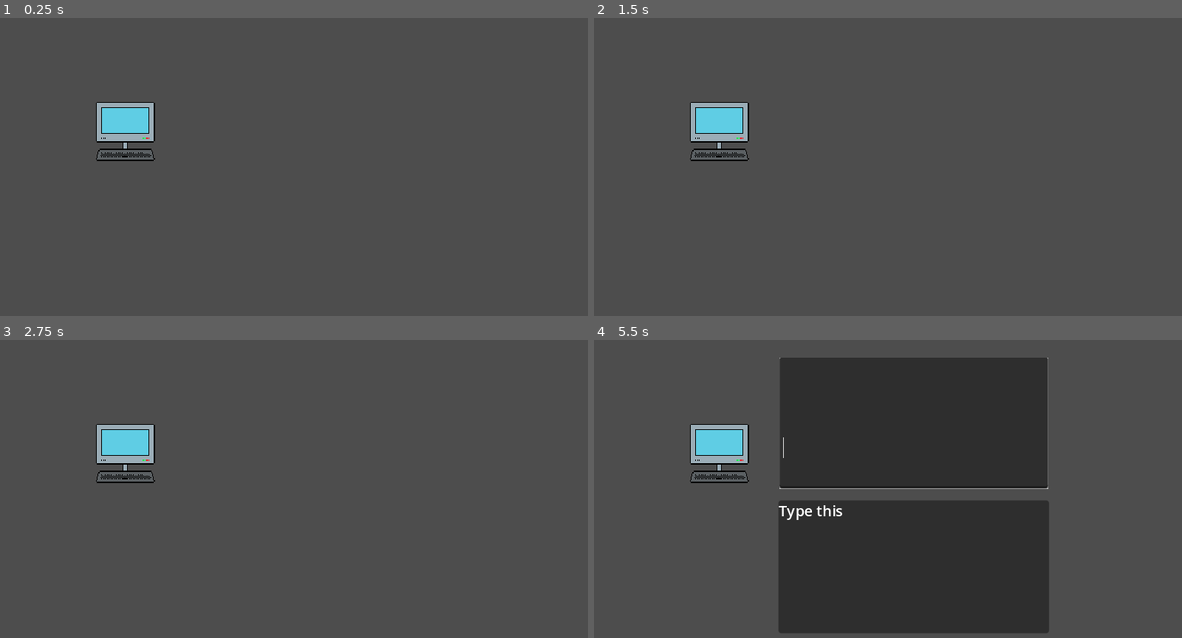
Above: before the commit, frames 1-4 (two rows, left to right).
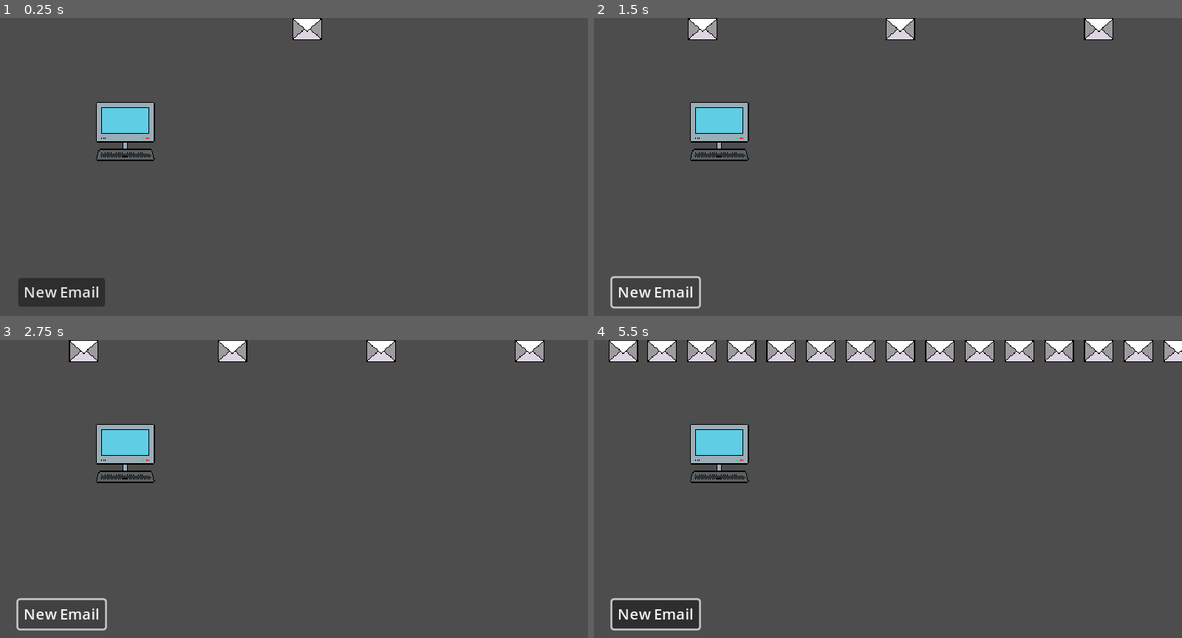
Above: after the commit, the same moments.

Repository: kelleralex04/Brackey-s-Game-Jam
Game: Godot game, scene res://Scenes/main.tscn
Same seed, same stepped clock (60 frames per second), same inputs: the game is played once before the commit and once after it.
Inputs (mouse positions are in pixels of both pictures, inside the frame that each line leads up to):
- Up to frame 1 (0.25 s): no input
- Up to frame 2 (1.5 s): click (652, 292) at 0.5 s, where only the run after the commit has a clickable "New Email"; click (652, 292) at 1.25 s, where only the run after the commit has a clickable "New Email"
- Up to frame 3 (2.75 s): click (58, 614) at 2 s, where only the run after the commit has a clickable "New Email"
- Up to frame 4 (5.5 s): tap Enter (ui_accept) at 2.75, 2.85, 3.02, 3.32, 3.6, 3.77, 4.07, 4.35, 5, 5.1, 5.27 s; move the mouse to (717, 453) at 2.77 s; click (717, 453) at 2.92 s; move the mouse to (770, 521) at 3.52 s; click (770, 521) at 3.67 s; move the mouse to (946, 432) at 4.27 s; click (946, 432) at 4.42 s; move the mouse to (858, 572) at 5.02 s; click (858, 572) at 5.17 s

The runs differ from the first frame. In frame 1, 1.7% of the frame differs, in the area x 3-55%, y 0-97%; in frame 2, 1.6%; in frame 3, 2.0%; in frame 4, 47%, in the area x 2-100%, y 0-99%.

Commit message:
adds task queue to track tasks remaining, adds add email button

Diff:
--- a/Scenes/desktop.gd
+++ b/Scenes/desktop.gd
@@ -1,6 +1,4 @@
 extends Node2D
-
-class_name desktop_class
 
 signal desktop_clicked
 
--- a/Scenes/email_input.tscn
+++ b/Scenes/email_input.tscn
@@ -5,5 +5,13 @@
 [node name="EmailInput" type="TextEdit"]
 offset_right = 266.0
 offset_bottom = 106.0
+theme_override_colors/font_color = Color(1, 1, 1, 1)
 placeholder_text = "Placeholder"
 script = ExtResource("1_vuoaq")
+
+[node name="Panel" type="Panel" parent="."]
+layout_mode = 0
+offset_left = 237.0
+offset_top = 143.0
+offset_right = 506.0
+offset_bottom = 241.0
--- /dev/null
+++ b/Scenes/email_task.tscn
@@ -0,0 +1,16 @@
+[gd_scene load_steps=2 format=3 uid="uid://bx4jtaudukp2x"]
+
+[ext_resource type="Texture2D" uid="uid://c2plafrlqy0lg" path="res://Assets/Sprites/email_task_icon.png" id="2_0fi4y"]
+
+[node name="EmailTask" type="Control"]
+layout_mode = 3
+anchors_preset = 0
+offset_left = -16.0
+offset_right = -16.0
+size_flags_horizontal = 6
+
+[node name="TextureRect" type="TextureRect" parent="."]
+offset_right = 32.0
+offset_bottom = 24.0
+texture = ExtResource("2_0fi4y")
+stretch_mode = 2
--- a/Scenes/main.gd
+++ b/Scenes/main.gd
@@ -4,12 +4,30 @@
 @onready var label: Label = $ExampleEmail/Panel/Label
 @onready var email_input: email_class = $EmailInput
 @onready var example_email: Control = $ExampleEmail
+@onready var taskbar: HBoxContainer = $Taskbar
+@onready var email_task: Control = $Taskbar/EmailTask
 
 var email_opened := false
+var task_queue := []
+
+func _ready() -> void:
+	task_queue.append(email_task)
 
 func _input(event: InputEvent) -> void:
 	if Input.is_action_just_pressed("ui_cancel"):
 		get_tree().quit()
+
+	if Input.is_action_just_pressed('ui_accept') and email_opened:
+		if email_input.text == label.text:
+			_on_desktop_clicked()
+
+			task_queue[0].queue_free()
+			task_queue.pop_front()
+			email_input.text = ''
+			print(task_queue)
+		else:
+			print('Error!')
+			_on_desktop_clicked()
 
 func _on_email_input_text_changed() -> void:
 	var new_email_text: String = email_input.text
@@ -24,10 +42,23 @@
 
 	for i in email_input.text.length():
 		if email_input.text[i] != label.text[i]:
-			print('WRONG!')
+			email_input.add_theme_color_override('font_color', Color(1, 0, 0))
 			break
+		else:
+			email_input.add_theme_color_override('font_color', Color(1, 1, 1))
 
-func _on_desktop_desktop_clicked() -> void:
-	email_opened = true
-	email_input.visible = !email_input.visible
-	example_email.visible = !example_email.visible
+func _on_desktop_clicked() -> void:
+	if task_queue.size():
+		email_opened = !email_opened
+		email_input.visible = !email_input.visible
+		example_email.visible = !example_email.visible
+
+func _on_new_email_pressed() -> void:
+	label.text = 'new text'
+
+	var email_task_scene = preload('res://Scenes/email_task.tscn')
+	var new_email_task = email_task_scene.instantiate()
+	task_queue.append(new_email_task)
+
+	taskbar.add_child(new_email_task)
+	print(task_queue)
--- a/Scenes/main.tscn
+++ b/Scenes/main.tscn
@@ -1,8 +1,9 @@
-[gd_scene load_steps=4 format=3 uid="uid://578yfpfkbim6"]
+[gd_scene load_steps=5 format=3 uid="uid://578yfpfkbim6"]
 
 [ext_resource type="Script" path="res://Scenes/main.gd" id="1_7vj2b"]
 [ext_resource type="PackedScene" uid="uid://dlcv1qrrvtfet" path="res://Scenes/desktop.tscn" id="1_dntc4"]
 [ext_resource type="PackedScene" uid="uid://chc7rkv04g0iu" path="res://Scenes/email_input.tscn" id="3_im7m8"]
+[ext_resource type="PackedScene" uid="uid://bx4jtaudukp2x" path="res://Scenes/email_task.tscn" id="4_g8ask"]
 
 [node name="Main" type="Node2D"]
 script = ExtResource("1_7vj2b")
@@ -16,6 +17,7 @@
 offset_top = 19.0
 offset_right = 495.0
 offset_bottom = 161.0
+placeholder_text = "Type here"
 
 [node name="ExampleEmail" type="Control" parent="."]
 visible = false
@@ -40,5 +42,25 @@
 grow_vertical = 2
 text = "Type this"
 
-[connection signal="desktop_clicked" from="Desktop" to="." method="_on_desktop_desktop_clicked"]
+[node name="Taskbar" type="HBoxContainer" parent="."]
+custom_minimum_size = Vector2(640, 24)
+anchors_preset = 10
+anchor_right = 1.0
+offset_right = 640.0
+offset_bottom = 24.0
+grow_horizontal = 2
+alignment = 1
+
+[node name="EmailTask" parent="Taskbar" instance=ExtResource("4_g8ask")]
+layout_mode = 2
+
+[node name="NewEmail" type="Button" parent="."]
+offset_left = 23.0
+offset_top = 282.0
+offset_right = 117.0
+offset_bottom = 313.0
+text = "New Email"
+
+[connection signal="desktop_clicked" from="Desktop" to="." method="_on_desktop_clicked"]
 [connection signal="text_changed" from="EmailInput" to="." method="_on_email_input_text_changed"]
+[connection signal="pressed" from="NewEmail" to="." method="_on_new_email_pressed"]
--- a/project.godot
+++ b/project.godot
@@ -23,6 +23,15 @@
 window/size/window_height_override=720
 window/stretch/mode="canvas_items"
 
+[input]
+
+ui_accept={
+"deadzone": 0.5,
+"events": [Object(InputEventKey,"resource_local_to_scene":false,"resource_name":"","device":0,"window_id":0,"alt_pressed":false,"shift_pressed":false,"ctrl_pressed":false,"meta_pressed":false,"pressed":false,"keycode":4194309,"physical_keycode":0,"key_label":0,"unicode":0,"location":0,"echo":false,"script":null)
+, Object(InputEventKey,"resource_local_to_scene":false,"resource_name":"","device":0,"window_id":0,"alt_pressed":false,"shift_pressed":false,"ctrl_pressed":false,"meta_pressed":false,"pressed":false,"keycode":4194310,"physical_keycode":0,"key_label":0,"unicode":0,"location":0,"echo":false,"script":null)
+]
+}
+
 [rendering]
 
 textures/canvas_textures/default_texture_filter=0
Binary file added: Assets/Sprites/email_task_icon.png
Not shown, added: Assets/Sprites/email_task_icon.png.import
